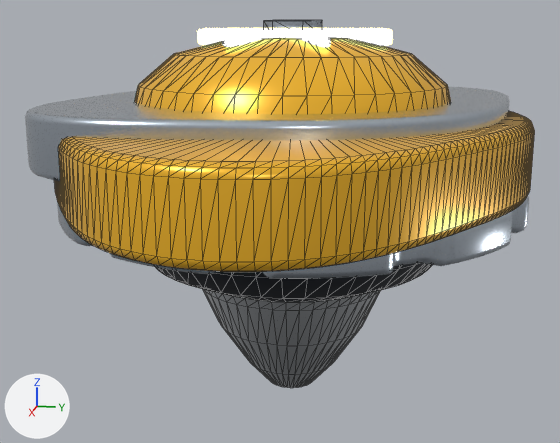
The glTF model public/models/top_3.glb, before and after one commit.
Camera for both pictures: a 50 mm camera at (1.592, 0.292, 0.775) aimed at (0.009, -0.024, 0.379). Arrows for +X, +Y and +Z are at lower left; the lights stay in place. The first picture is the older version. Mesh edges are drawn as thin lines on the coarser meshes. Where no turn or scale is listed for an object, it has been applied to the vertices.

Objects in the first picture: 'Quake Blades', 'Quake Bolt', 'Quake Cap', 'Quake Disc', 'Quake Driver', 'Quake Emblem', 'Quake Ring', 'Quake Tip'.
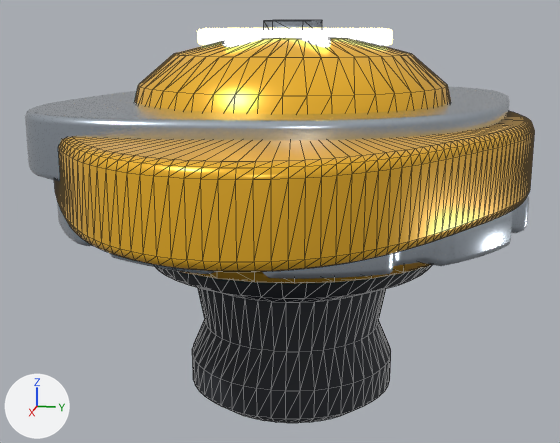
The change in detail:
Material 'Top Rubber' (mat_top_rubber) is new.
Its base color is (0.0232, 0.0262, 0.0331) (dark grey #2a2d33).
Its roughness is 0.85.
me_quake_tip_003 is used by ob_quake_tip; location (0.0, 0.0, 0.0).
me_quake_tip_003 had 288 vertices, 480 faces and spanned x -0.21..0.21, y -0.21..0.21, z 0.0..0.27.
me_quake_tip_003 no longer uses material mat_top_tip (white #e8edf2).
me_quake_tip_003 now has 288 vertices, 480 faces and spans x -0.22..0.22, y -0.22..0.22, z 0.0..0.27.
me_quake_tip_003 part 1: 192 of 288 vertices moved; they spanned x -0.2..0.2, y -0.2..0.2, z 0.015..0.25 and now span x -0.22..0.22, y -0.22..0.22, z 0.0..0.16; mean shift (0.0, 0.0, -0.054); largest move (0.043, 0.025, 0.015) -> (0.156, 0.09, 0.0).
me_quake_tip_003 gains material mat_top_rubber (dark grey #2a2d33).
Mesh me_quake_driver_band_001 is new.
It is a 32-sided cylinder along z spanning x -0.352..0.352, y -0.352..0.352, z -0.015..0.015.
It uses material mat_quake_paint (yellow #ffc12e).
Object 'Quake Driver Band' (ob_quake_driver_band) is new; it shows me_quake_driver_band_001.
Its location is (0.0, 0.0, 0.37).

Changed parts and their boxes [x1, y1, x2, y2] in the pictures (560 x 443 px):
'Quake Tip', recoloured, reshaped
    before: [203, 289, 381, 388]
    after: [192, 288, 391, 423]
'Quake Driver Band', added
    after: [179, 262, 431, 283]
